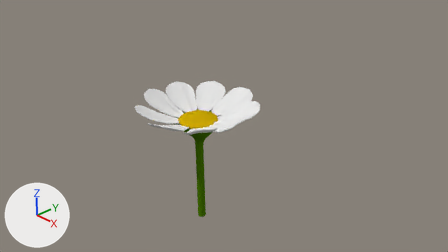
One commit to the Blender file working/etiosa/flower.blend: the scene before it, then after it.
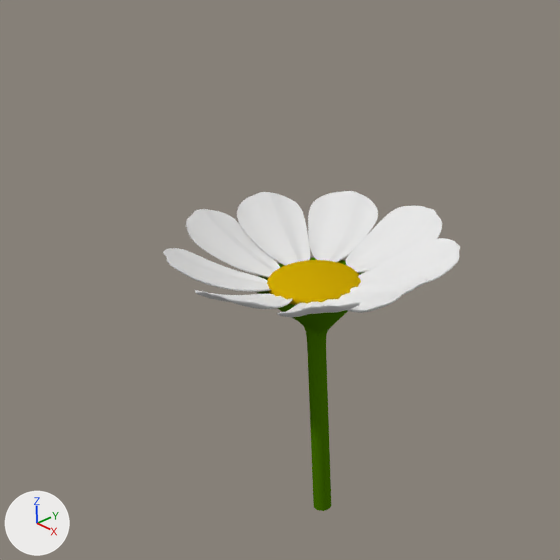
There are two pictures of each version: one from the file's camera 'Camera', one close up on the part from 15% to 68% of the width and 0% to 94% of the height. The axes (+X, +Y, +Z) are drawn at lower left. The lights are the same throughout.
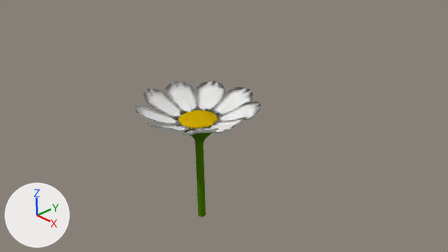
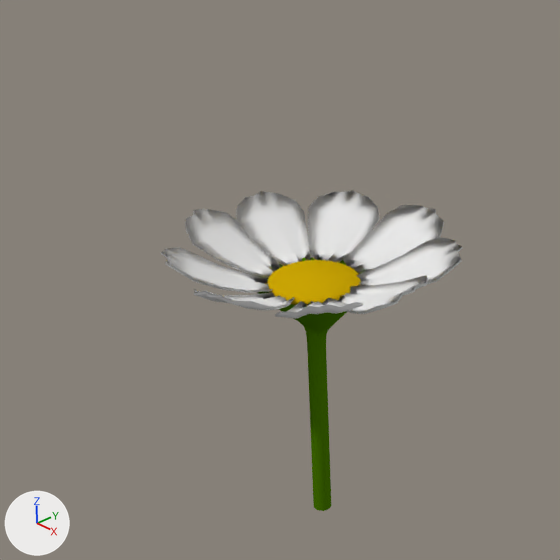
The change, as a list of edits to the scene's bpy script:
```text
Change ob_plane_000:
    remove _m = ob_plane_000.modifiers.new('Subsurf', 'SUBSURF')
    remove _m.levels = 2
Change ob_plane_014:
    remove _m = ob_plane_014.modifiers.new('Subsurf', 'SUBSURF')
    remove _m.levels = 2
Change ob_plane_013:
    remove _m = ob_plane_013.modifiers.new('Subsurf', 'SUBSURF')
    remove _m.levels = 2
Change ob_plane_012:
    remove _m = ob_plane_012.modifiers.new('Subsurf', 'SUBSURF')
    remove _m.levels = 2
Change ob_plane_011:
    remove _m = ob_plane_011.modifiers.new('Subsurf', 'SUBSURF')
    remove _m.levels = 2
Change ob_plane_010:
    remove _m = ob_plane_010.modifiers.new('Subsurf', 'SUBSURF')
    remove _m.levels = 2
Change ob_plane_009:
    remove _m = ob_plane_009.modifiers.new('Subsurf', 'SUBSURF')
    remove _m.levels = 2
Change ob_plane_008:
    remove _m = ob_plane_008.modifiers.new('Subsurf', 'SUBSURF')
    remove _m.levels = 2
Change ob_plane_007:
    remove _m = ob_plane_007.modifiers.new('Subsurf', 'SUBSURF')
    remove _m.levels = 2
```

Location of each change, (x1, y1, x2, y2) in pixels of the close-ups (560 x 560 px):
'Plane.009', modifiers changed: before (237, 192, 310, 266); after (236, 191, 311, 266)
'Plane.008', modifiers changed: before (308, 191, 378, 262); after (308, 190, 379, 263)
'Plane.011', modifiers changed: before (346, 205, 442, 273); after (343, 205, 444, 274)
'Plane.010', modifiers changed: before (186, 209, 280, 278); after (185, 209, 281, 278)
'Plane.000', modifiers changed: before (358, 238, 460, 286); after (356, 237, 463, 286)
'Plane.014', modifiers changed: before (163, 248, 271, 292); after (161, 248, 272, 293)
'Plane.007', modifiers changed: before (333, 276, 427, 313); after (334, 275, 428, 314)
'Plane.013', modifiers changed (10% taller): before (195, 290, 293, 309); after (194, 289, 294, 310)
'Plane.012', modifiers changed (16% taller): before (277, 299, 360, 317); after (275, 298, 363, 319)
